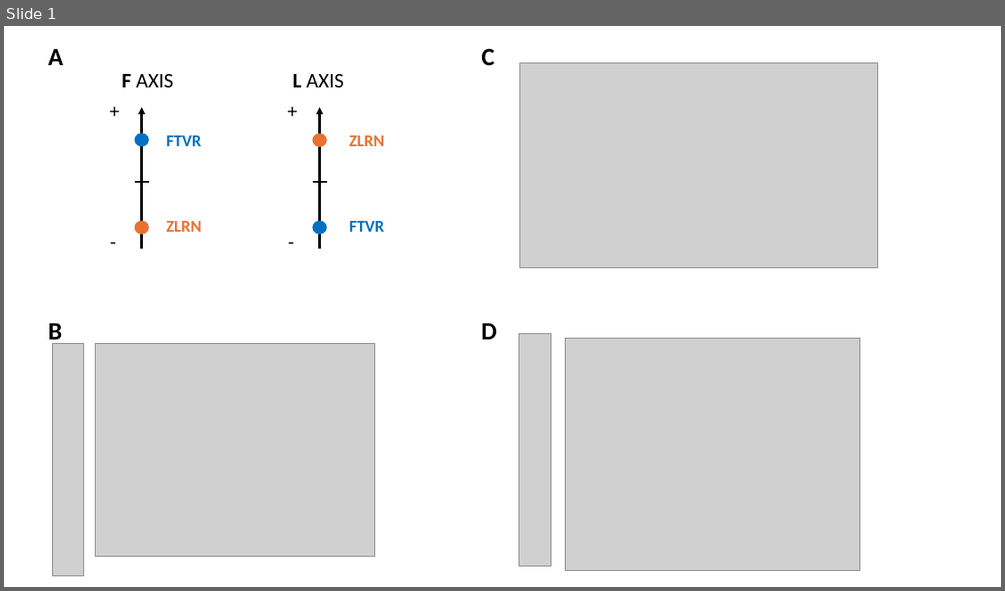
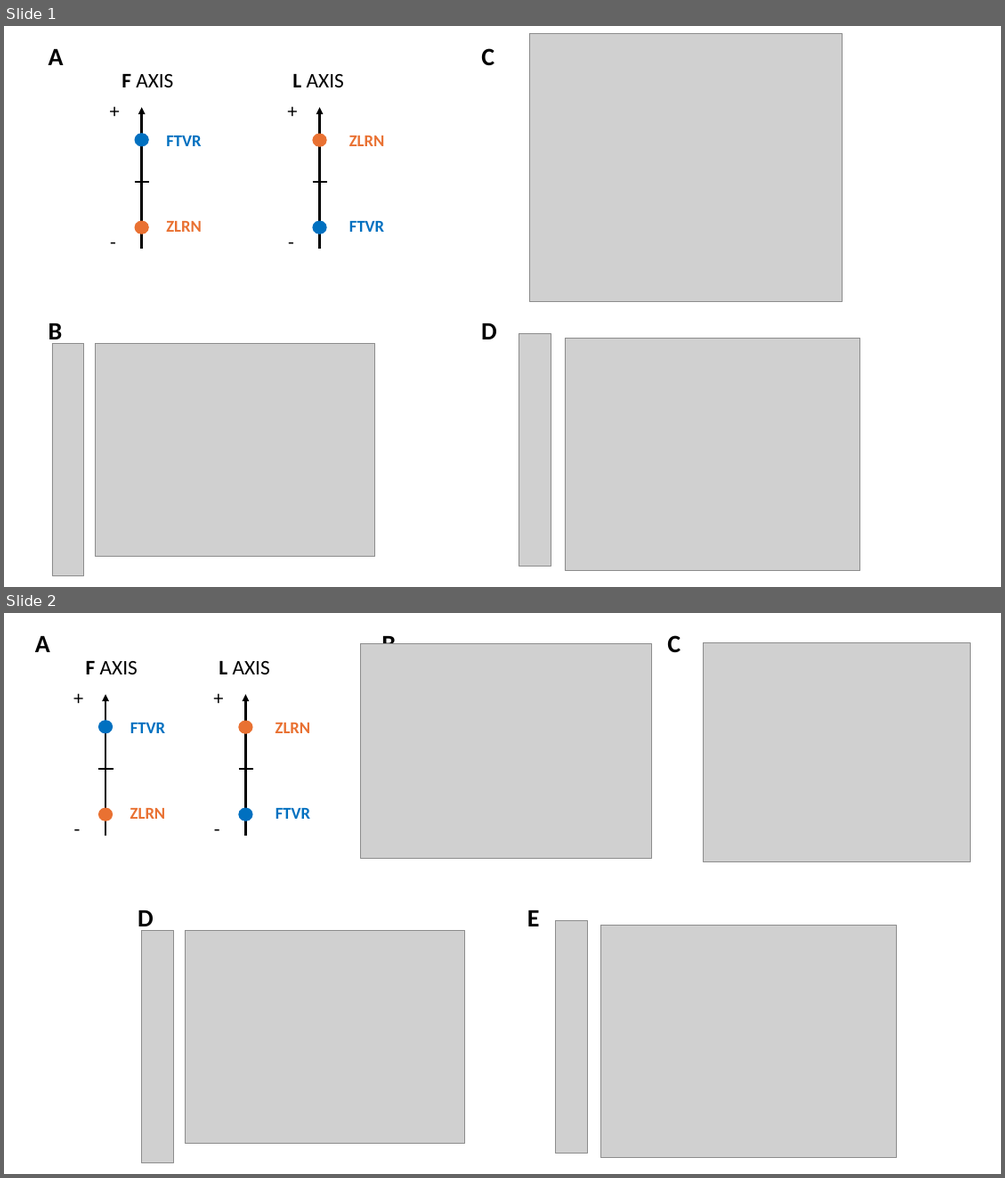
Before and after one commit to CostaFilippo/FC_letter_decoding, a slide deck: Figures/Figure2.pptx. Shown one above the other, each under a label of ours: slide 1 before the commit, slides 1 and 2 after it. The pictures are 1005x591 and 1005x1178 pixels, drawn with LibreOffice and Linux fonts; fonts in the diff are those of the drawing; grey boxes stand for pictures. Boxes give left, top, right and bottom in pixels: in the first picture for what was removed or moved away, otherwise in the second. Text is boxed around its words. In the diff, an @@ line names an element or a change of style, - is before the commit and + after.

```diff
--- a/Figures/Figure2.pptx
+++ b/Figures/Figure2.pptx
@@ slide 2 added at (4,613,1001,1174), background #FFFFFF @@
@@ group added at (35,632,970,1163): 15 texts, 6 pictures, 4 ellipses, 2 arrows, 2 lines @@
+A
+D
+E
+B
+F AXIS
+L AXIS
++
+-
++
+-
+FTVR
+FTVR
+ZLRN
+ZLRN
+C
@@ slide 1 changed as well @@
@@ picture: place and size @@
-picture at (520,63,878,268)
+picture at (529,33,842,302)
```
Also in this commit, not shown: 40 other files.
